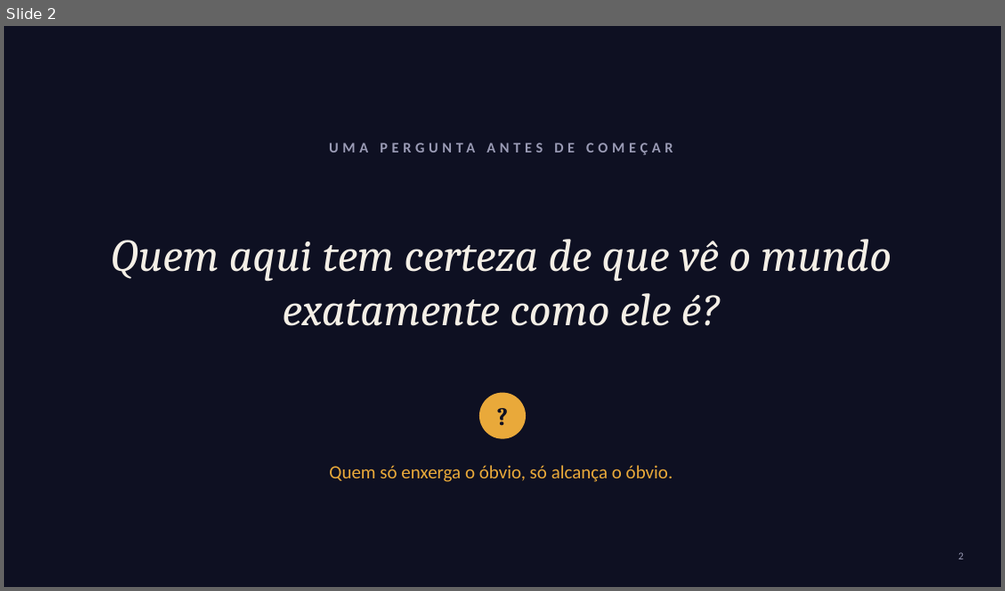
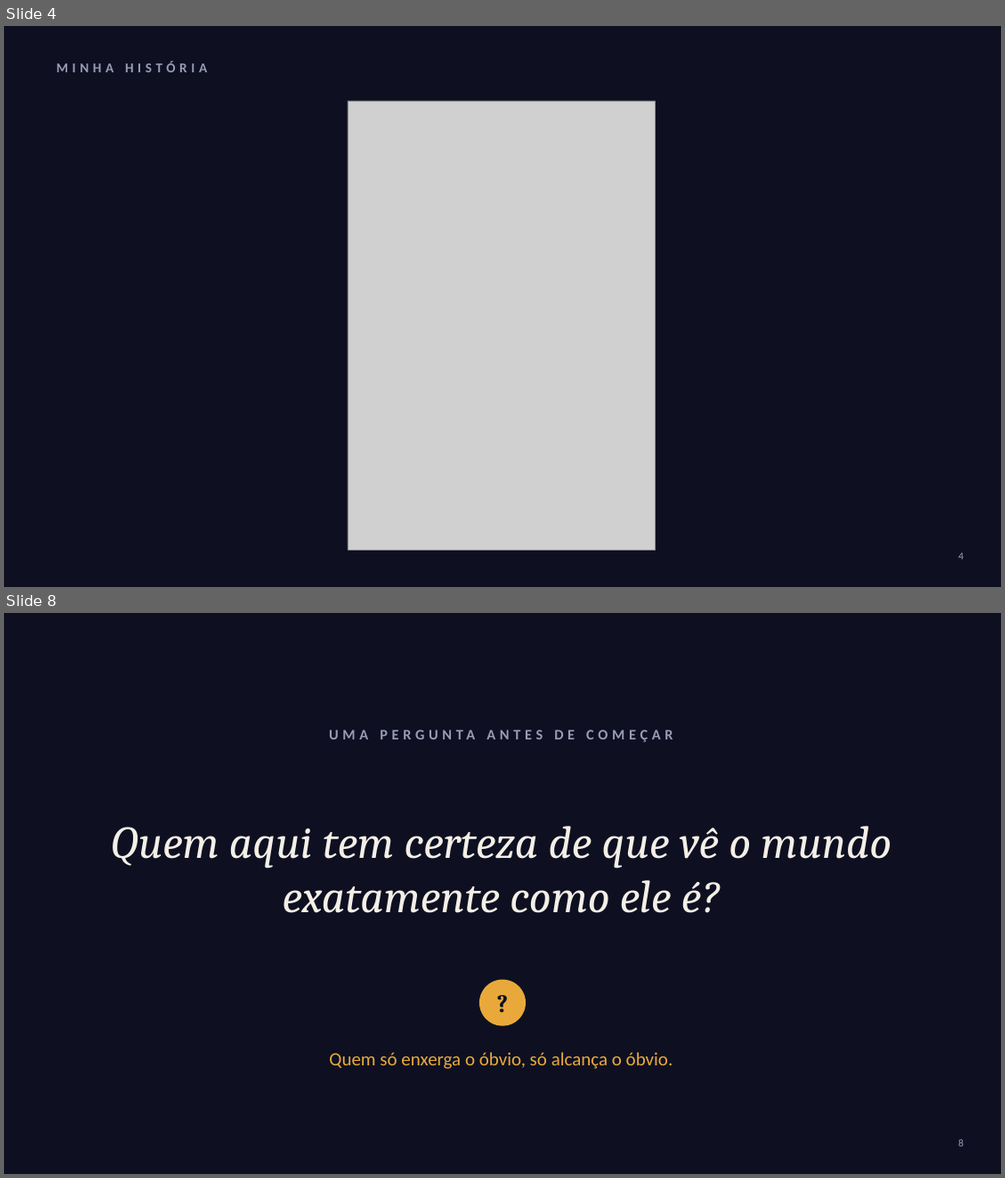
Before and after one commit to leilaonozaplivooBasil/Leil-onozaplivoo, a slide deck: apresentacoes/enxergar-alem/Enxergar_Alem_NOVO.pptx. Shown one above the other, each under a label of ours: slide 2 before the commit, slides 4 and 8 after it; the slides between them are not shown. The pictures are 1005x591 and 1005x1178 pixels, drawn with LibreOffice and Linux fonts; fonts in the diff are those of the drawing; grey boxes stand for pictures. Boxes give left, top, right and bottom in pixels: in the first picture for what was removed or moved away, otherwise in the second. Text is boxed around its words. In the diff, an @@ line names an element or a change of style, - is before the commit and + after.

```diff
--- a/apresentacoes/enxergar-alem/Enxergar_Alem_NOVO.pptx
+++ b/apresentacoes/enxergar-alem/Enxergar_Alem_NOVO.pptx
@@ slide 4 added at bbox=[4, 26, 1001, 587], background #0E1022 @@
@@ text added at bbox=[57, 61, 207, 72], 13 pt, text #9A9BB5, bold @@
+MINHA HISTÓRIA
@@ picture added at bbox=[348, 101, 655, 549] @@
@@ page number added at bbox=[958, 552, 963, 559], 10 pt, text #9A9BB5 @@
+4
@@ what was slide 2 is now slide 8 @@
@@ page number at bbox=[958, 1139, 963, 1146]: text changed @@
-2
+8
```
Also in this commit, not shown: 7 other slides added, 15 other files.
